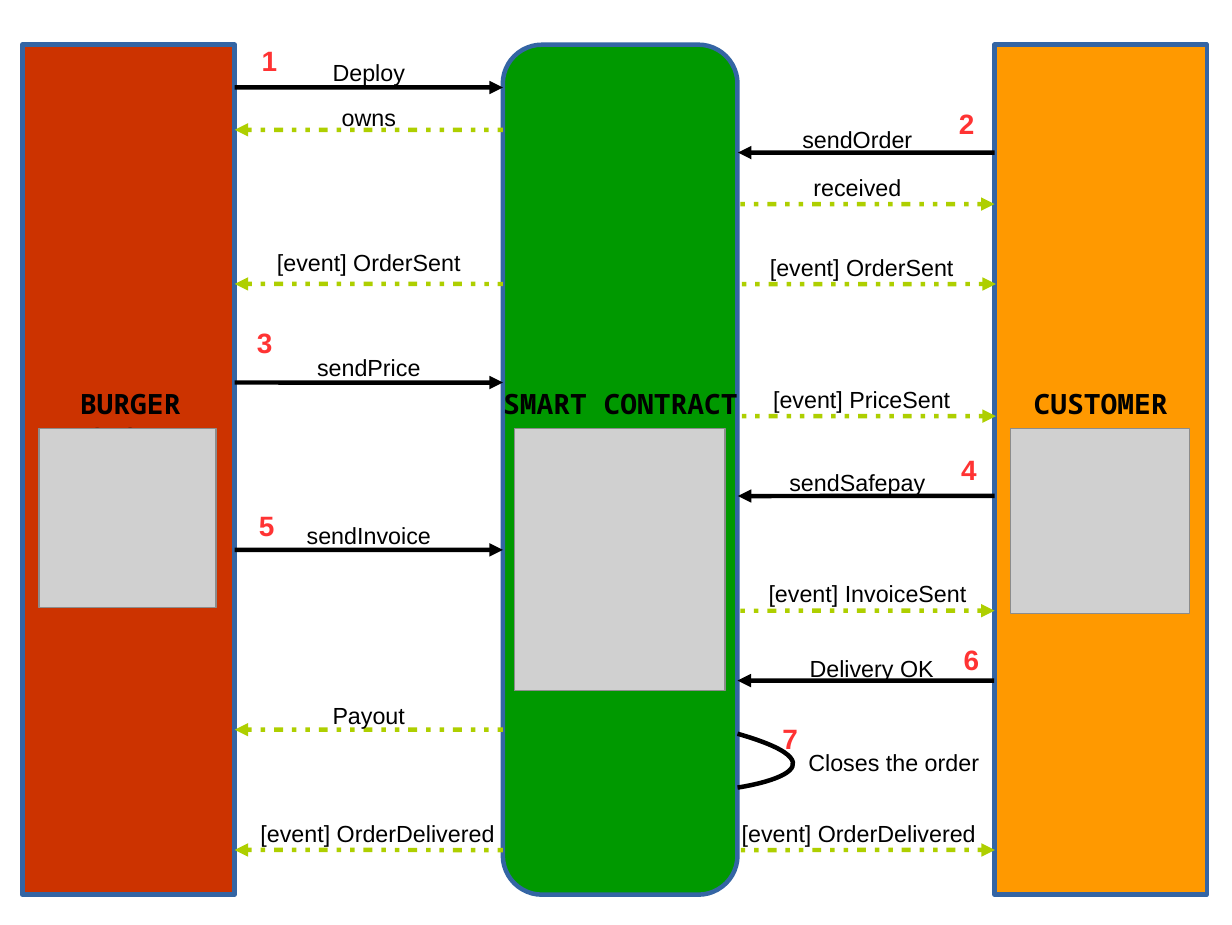
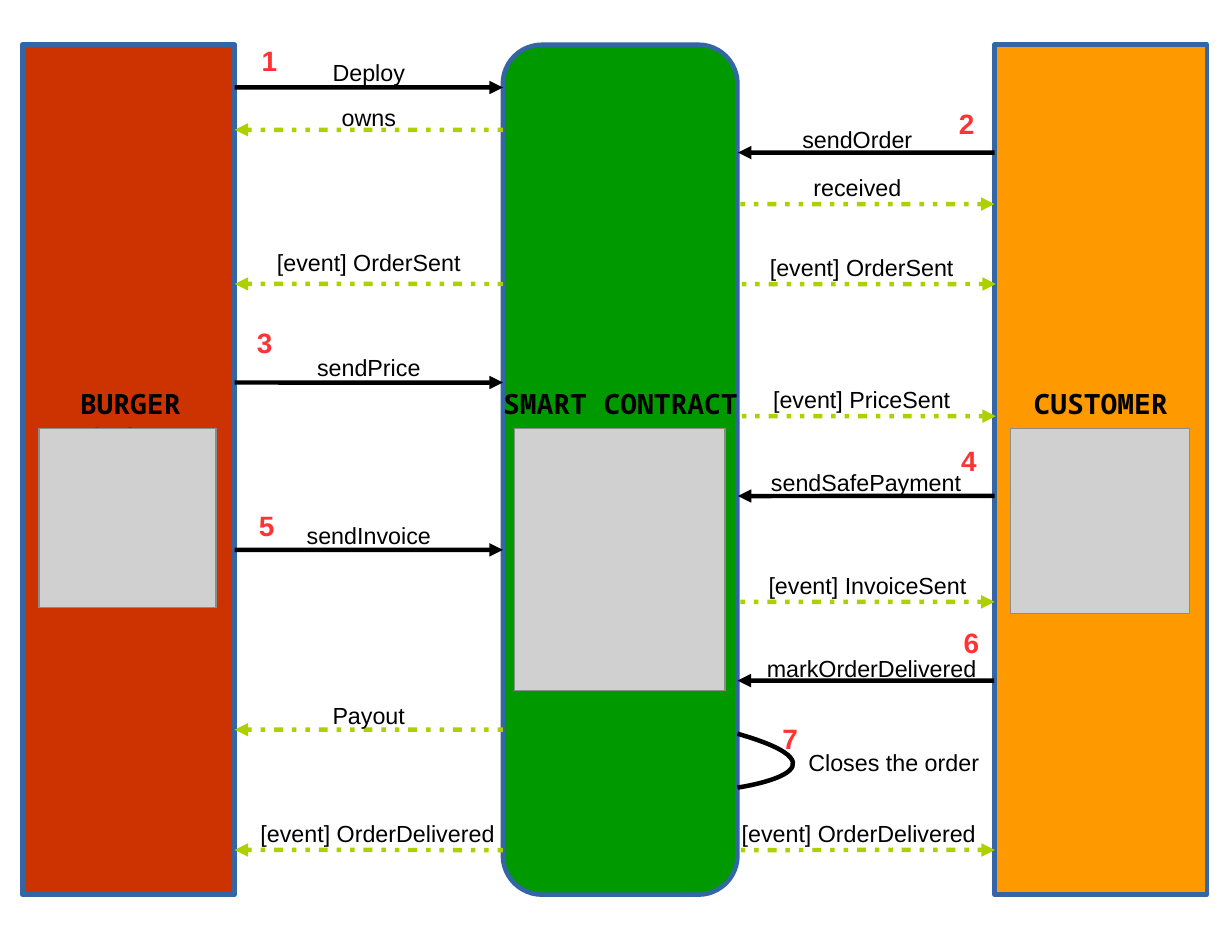
Before and after one commit to GreyRabbitty/burger_store_smart_contract, a slide deck: slide 1 of diagra_resource.odp. Drawn at 1232x925 pixels with LibreOffice and Linux fonts; fonts in the diff are those of the drawing; grey boxes stand for pictures. Boxes give left, top, right and bottom in pixels: in the first picture for what was removed or moved away, otherwise in the second. Text is boxed around its words. In the diff, an @@ line names an element or a change of style, - is before the commit and + after.

```diff
--- a/diagra_resource.odp
+++ b/diagra_resource.odp
@@ text at bbox=[771, 474, 961, 496]: text changed @@
-sendSafepay
+sendSafePayment
@@ 2 texts, 1 arrow: place and size @@
-2 texts, 1 arrow at bbox=[738, 460, 995, 610]
+2 texts, 1 arrow at bbox=[738, 451, 995, 601]
@@ text "6": place and size @@
-text "6" at bbox=[964, 650, 980, 671]
+text "6" at bbox=[964, 633, 980, 654]
@@ text at bbox=[767, 660, 976, 682]: text changed @@
-Delivery OK
+markOrderDelivered
```
Also in this commit, not shown: 4 other files.
